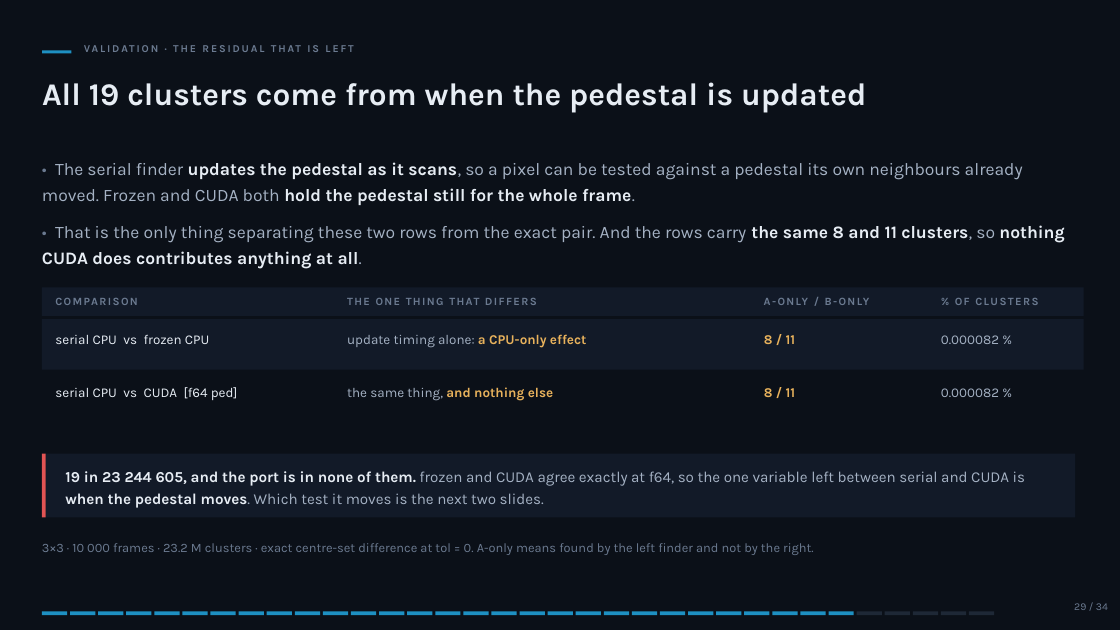
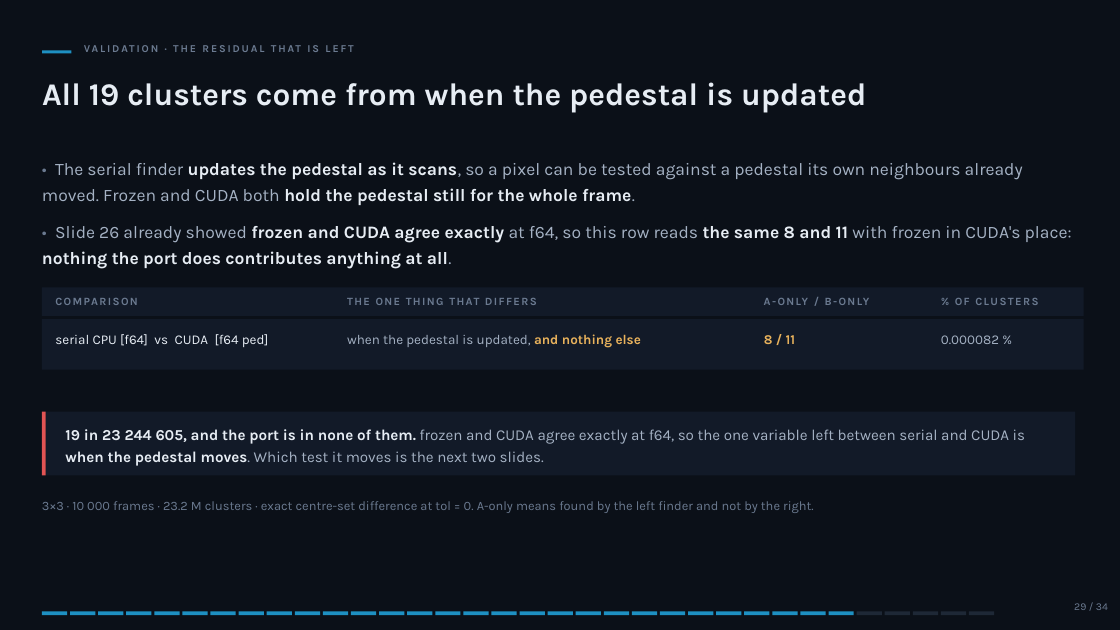
Before and after one commit to slsdetectorgroup/aare, a slide deck: slide 35 of docs/cf_cuda_performance.pptx. Drawn at 1120x630 pixels with LibreOffice and Linux fonts; fonts in the diff are those of the drawing. Boxes give left, top, right and bottom in pixels: in the first picture for what was removed or moved away, otherwise in the second. Text is boxed around its words. In the diff, an @@ line names an element or a change of style, - is before the commit and + after.

```diff
--- a/docs/cf_cuda_performance.pptx
+++ b/docs/cf_cuda_performance.pptx
@@ text at (x1=42, y1=226, x2=1072, y2=269): text changed; text colour #A5B2C4 to #E7EDF4; bold on @@
-• That is the only thing separating these two rows from the exact pair. And the rows carry the same 8 and 11 clusters, so nothing CUDA does contributes anything at all.
+• Slide 26 already showed frozen and CUDA agree exactly at f64, so this row reads the same 8 and 11 with frozen in CUDA's place: nothing the port does contributes anything at all.
@@ text at (x1=55, y1=334, x2=269, y2=347): text changed @@
-serial CPU vs frozen CPU
+serial CPU [f64] vs CUDA [f64 ped]
@@ text at (x1=347, y1=334, x2=641, y2=347): text changed @@
-update timing alone: a CPU-only effect
+when the pedestal is updated, and nothing else
@@ text removed at (x1=55, y1=387, x2=238, y2=400) @@
-serial CPU vs CUDA [f64 ped]
@@ text removed at (x1=347, y1=387, x2=553, y2=401) @@
-the same thing, and nothing else
@@ text removed at (x1=764, y1=388, x2=796, y2=397) @@
-8 / 11
@@ text removed at (x1=941, y1=388, x2=999, y2=397) @@
-0.000082 %
@@ 2 texts, 2 rectangles moved together from (x1=42, y1=454, x2=1076, y2=555) to (x1=42, y1=412, x2=1076, y2=513) @@
```
Also in this commit, not shown: 3 other slides changed, 2 other files.
